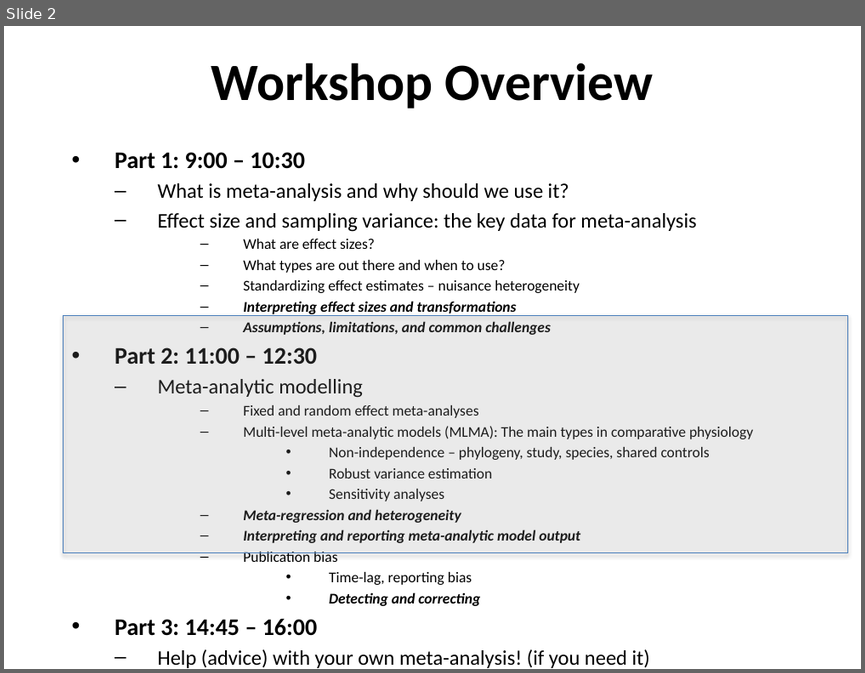
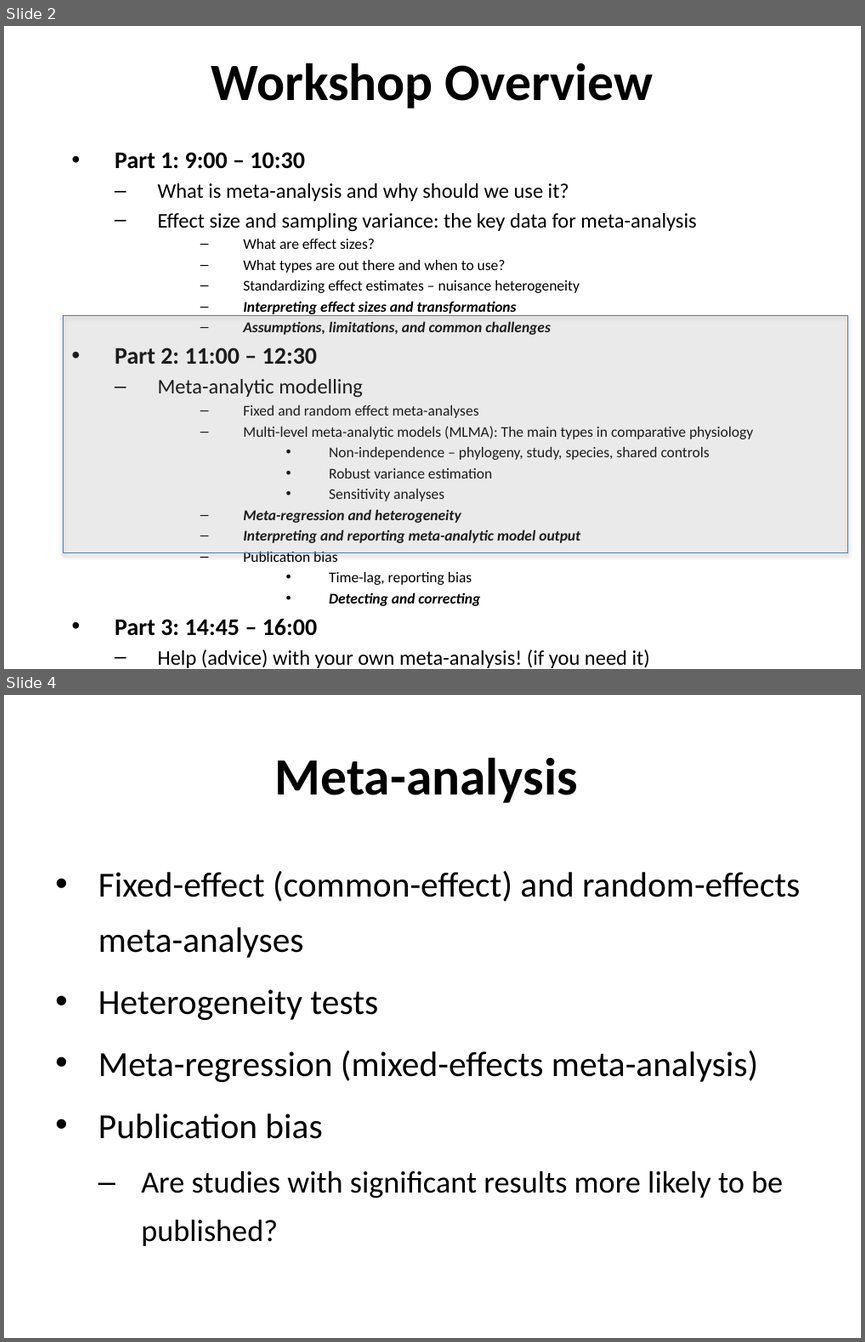
Before and after one commit to daniel1noble/meta-workshop, a slide deck: slides/2.Models.pptx. Shown one above the other, each under a label of ours: slide 2 before the commit, slides 2 and 4 after it; the slides between them are not shown. The pictures are 865x673 and 865x1342 pixels, drawn with LibreOffice and Linux fonts; fonts in the diff are those of the drawing. Boxes give left, top, right and bottom in pixels: in the first picture for what was removed or moved away, otherwise in the second. Text is boxed around its words. In the diff, an @@ line names an element or a change of style, - is before the commit and + after.

Commit message:
Fixed and random effect meta-analysis

```diff
--- a/slides/2.Models.pptx
+++ b/slides/2.Models.pptx
@@ slide 4 added at [4, 695, 861, 1338], background #FFFFFF @@
@@ title added at [275, 757, 578, 803], 44 pt, text #000000, bold @@
+Meta-analysis
@@ text added at [98, 871, 800, 1246], 29.6 pt, text #000000 @@
+• Fixed-effect (common-effect) and random-effects meta-analyses
+• Heterogeneity tests
+• Meta-regression (mixed-effects meta-analysis)
+• Publication bias
+  – Are studies with significant results more likely to be published?
```
Also in this commit, not shown: 5 other slides added, 1 slide removed.
